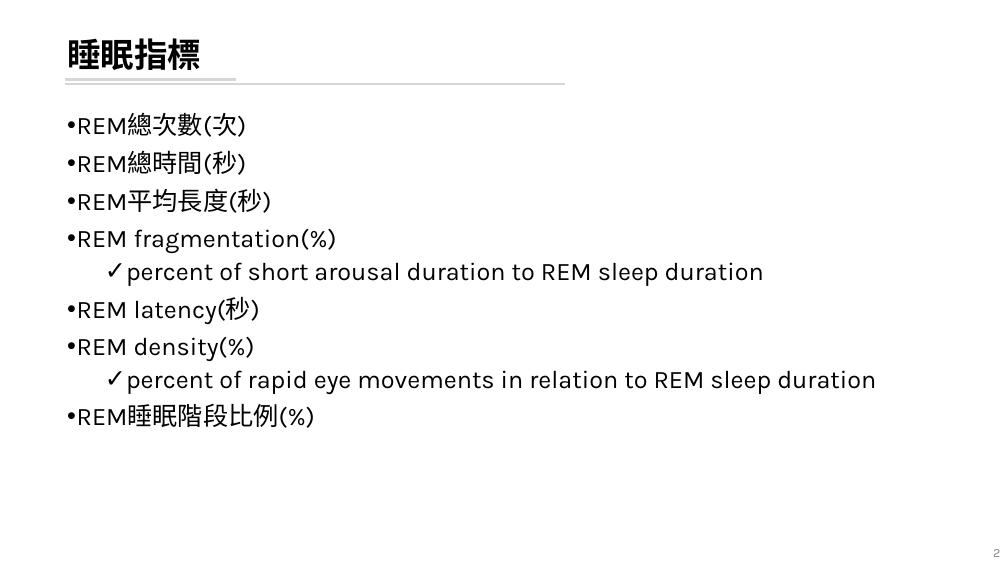
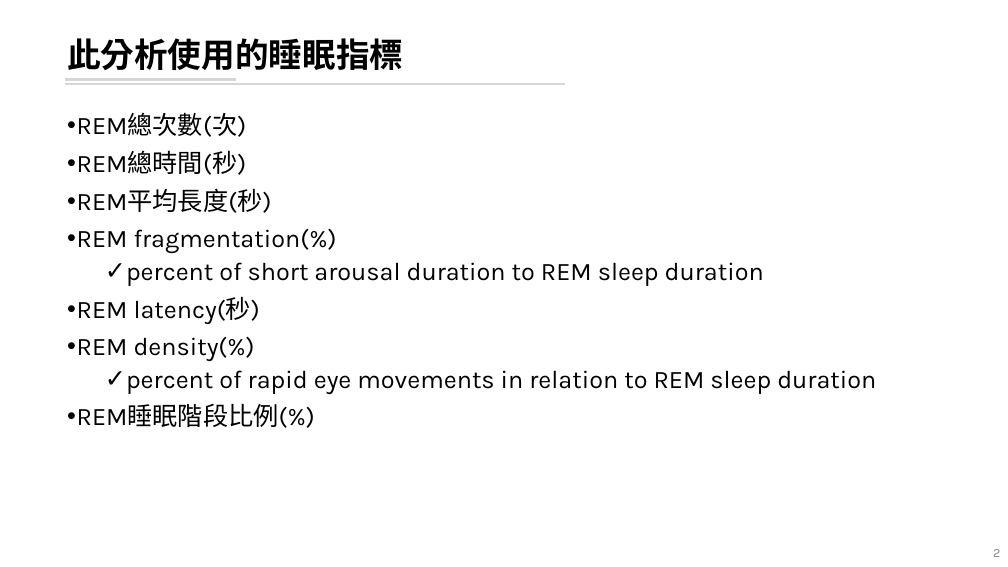
Before and after one commit to leooel97895750/REM_DataMining, a slide deck: slide 2 of 20210804_REM分析.pptx. Drawn at 1008x567 pixels with LibreOffice and Linux fonts; fonts in the diff are those of the drawing. Boxes give left, top, right and bottom in pixels: in the first picture for what was removed or moved away, otherwise in the second. Text is boxed around its words. In the diff, an @@ line names an element or a change of style, - is before the commit and + after.

```diff
--- a/20210804_REM分析.pptx
+++ b/20210804_REM分析.pptx
@@ title at (x1=67, y1=38, x2=403, y2=70): text changed @@
-睡眠指標
+此分析使用的睡眠指標
```
Also in this commit, not shown: 9 other slides changed, 13 other files.
